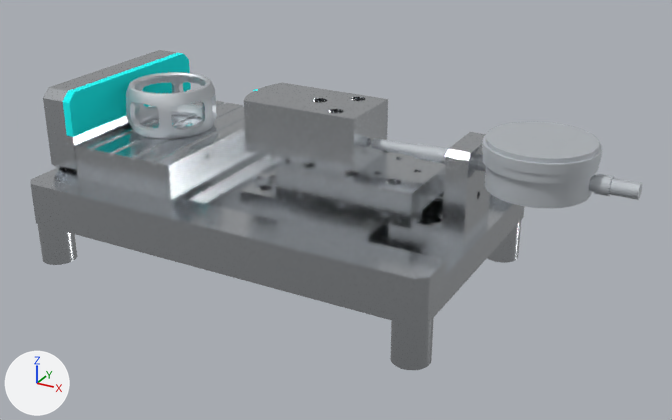
An edit to the glTF model BJ_CAGE/Outer_Dia/Outer_Dia.glb, drawn before and after from the same camera.
The view is the same before and after, from a 50 mm camera at (0.268, -0.423, 0.25) aimed at (0.038, -0.004, 0.04). Lighting does not change. The marker at lower left points along +X, +Y and +Z. The first picture is the older version. Both versions are drawn at frame 21 of the action 'CombinedAction'; the numbers are the values there.

The first picture shows 'Action 1', 'BJ 79', 'Outer_Dia', 'Outer_Dia.001', 'Outer_Dia.004', 'Outer_Dia.005', 'Outer_Dia.008', 'Outer_Dia.011', 'Outer_Dia.012', 'Outer_Dia.014', 'Outer_Dia.015' and 1 more.
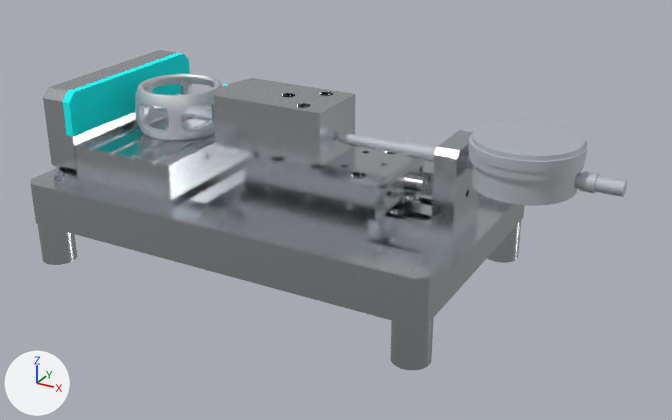
What changed in the scene script:
```text
Add mat_opaque_255_255_255__003:
    mat_opaque_255_255_255__003 = principled_material('Opaque(255,255,255).003')
    mat_opaque_255_255_255__003.base_color = (0.0252, 0.0273, 0.0284)  # black #2c2e2f
    mat_opaque_255_255_255__003.metallic = 1.0
    mat_opaque_255_255_255__003.roughness = 0.4
Add me_circle_001:
    me_circle_001.from_pydata(...)  # 2050 vertices, 2048 faces; spans x -0.207..0.207, y -0.207..0.207, z 0.0..0.042
    me_circle_001.materials.append(mat_opaque_255_255_255__003)  # black #2c2e2f
Change ob_action_1:
    ob_action_1.location: (0.0239, 0.0, 0.0) -> (0.0038, 0.0, 0.0)
Change ob_outer_dia_004:
    ob_outer_dia_004.location: (0.0, 0.0, 0.0) -> (-0.006, 0.0, 0.0)
Change ob_outer_dia_005:
    ob_outer_dia_005.location: (0.0, 0.0, 0.0) -> (-0.007, 0.0, 0.0)
Change ob_bj_79:
    ob_bj_79.location: (0.0, 0.0, 0.0) -> (0.007, 0.0, 0.0)
Add ob_spring:
    ob_spring = bpy.data.objects.new('Spring', me_circle_001)
    ob_spring.location = (0.1018, 0.0, 0.0638)
    ob_spring.rotation_euler = (0.0, -1.571, 0.0)  # degrees (0, -90, 0)
    ob_spring.scale = (0.0253, 0.0253, 0.579)
```

What differs and where, as boxes (x1, y1, x2, y2) in the pictures (672 x 420 px):
'Action 1', moved
    before: (244, 83, 445, 229)
    after: (213, 78, 427, 221)
'Outer_Dia.005', moved
    before: (414, 122, 642, 208)
    after: (402, 120, 627, 206)
'Outer_Dia.004', moved
    before: (389, 132, 490, 247)
    after: (378, 130, 479, 245)
'BJ 79', moved
    before: (126, 72, 217, 139)
    after: (135, 74, 223, 141)
'Spring', added
    after: (403, 173, 433, 197)
